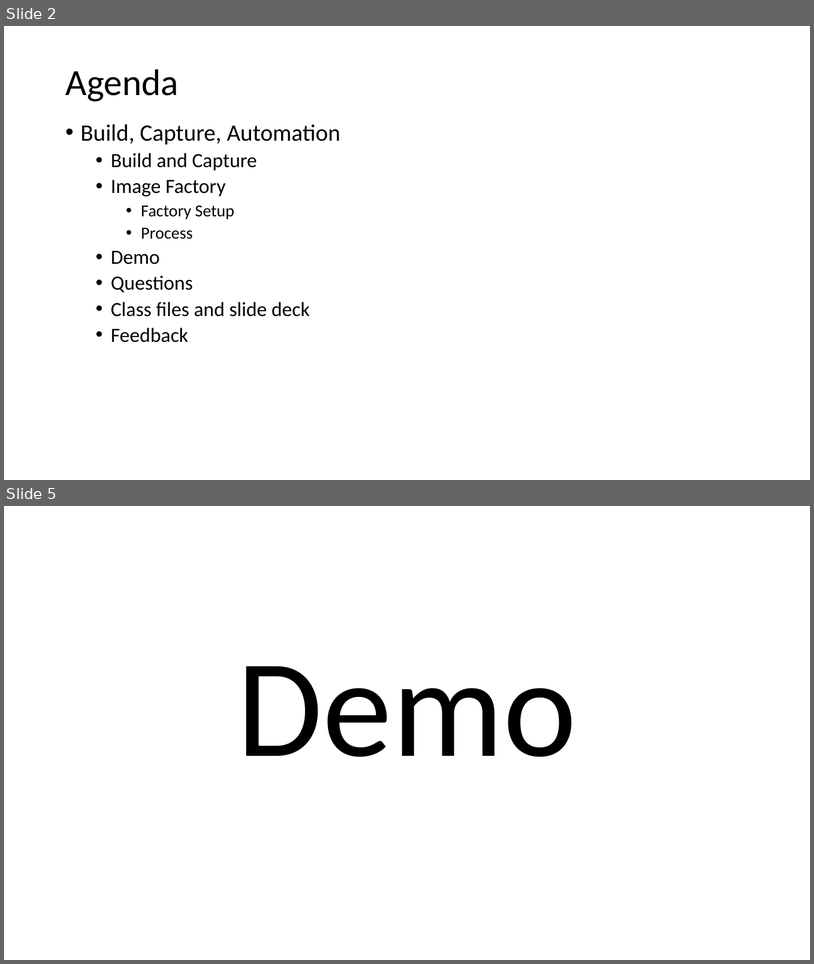
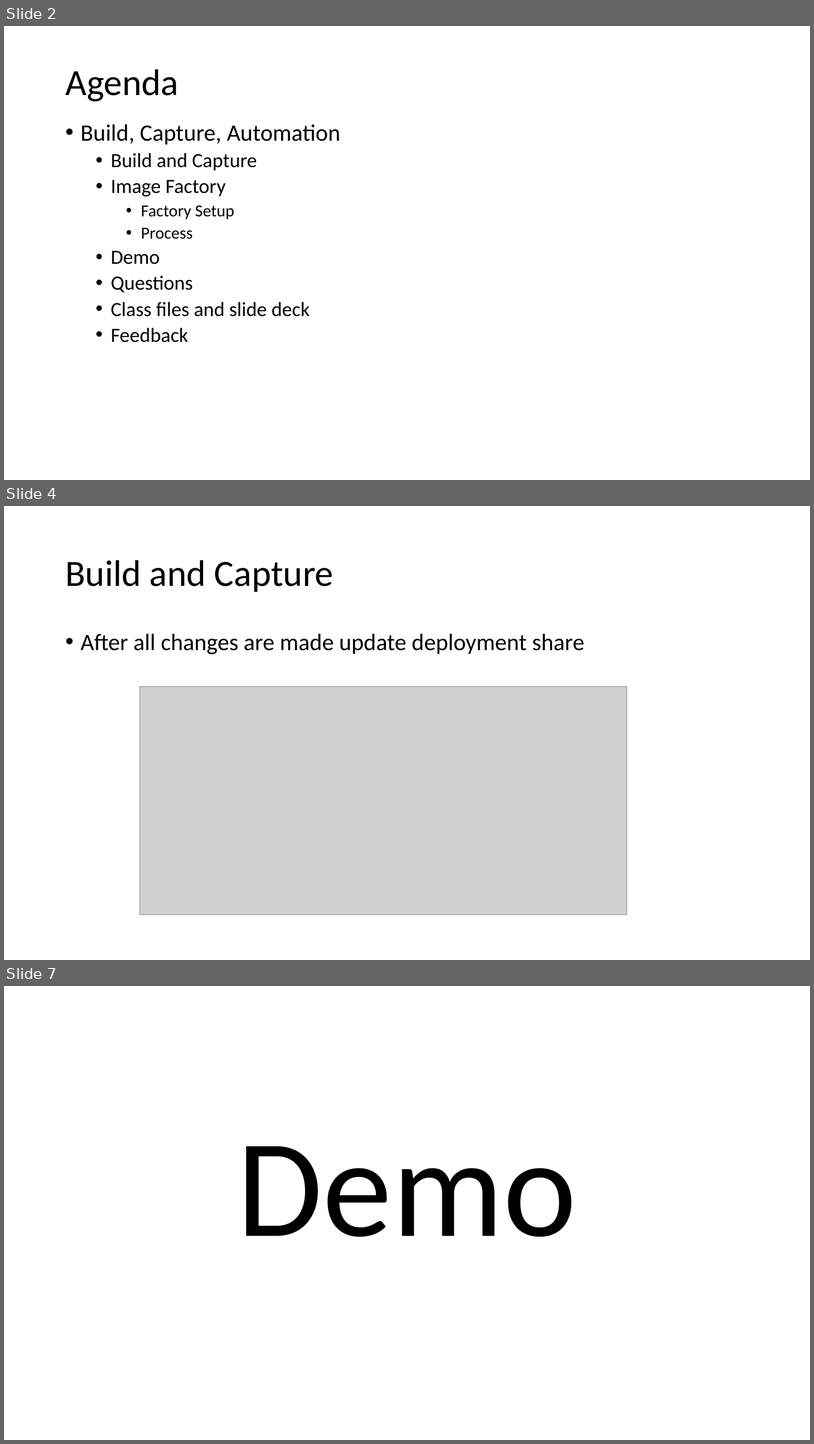
Before and after one commit to fydexx/HECC-2018, a slide deck: Part_01/Section03.pptx. Shown one above the other, each under a label of ours: slides 2 and 5 before the commit, slides 2, 4 and 7 after it; the slides between them are not shown. The pictures are 814x964 and 814x1444 pixels, drawn with LibreOffice and Linux fonts; fonts in the diff are those of the drawing; grey boxes stand for pictures. Boxes give left, top, right and bottom in pixels: in the first picture for what was removed or moved away, otherwise in the second. Text is boxed around its words. In the diff, an @@ line names an element or a change of style, - is before the commit and + after.

```diff
--- a/Part_01/Section03.pptx
+++ b/Part_01/Section03.pptx
@@ slide 4 added at (4,506,810,960), background #FFFFFF @@
@@ title added at (65,560,334,592), 44 pt, text #000000 @@
+Build and Capture
@@ text added at (81,633,585,654), 28 pt, text #000000 @@
+• After all changes are made update deployment share
@@ picture added at (140,686,628,915) @@
@@ what was slide 5 is now slide 7 @@
```
Also in this commit, not shown: 2 slides changed, 1 other slide added.
